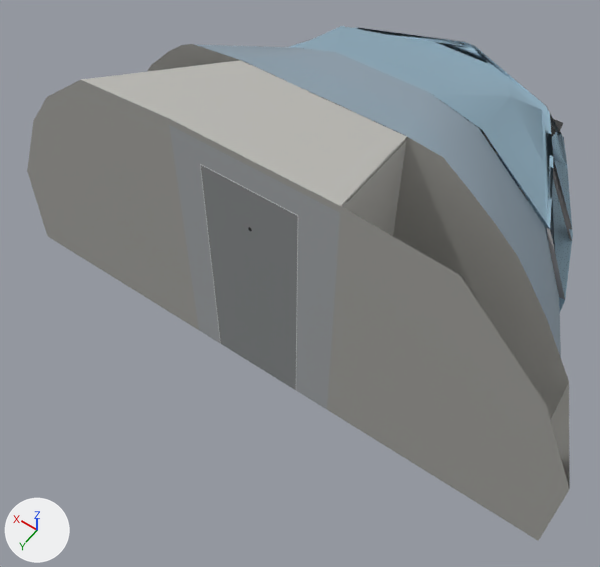
An edit to the glTF model a340-600/interior.gltf, drawn before and after from the same camera.
Rendered twice from a 50 mm lens placed at (-2.01, -30.27, 4.46), pointed at (0.14, -33.28, -0.26). The lights are fixed; the arrows at lower left show +X, +Y and +Z. The older version comes first. Vertices at exactly the same position are counted once.

The first picture shows 'Interior'.
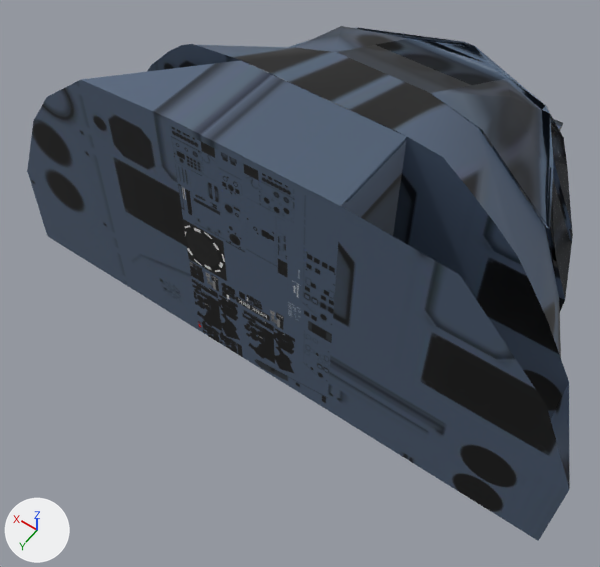
Where the newer file only moved an object's origin or applied its transform, the numbers keep the older frame.

What changed in the scene script:
```text
Add img_2_webp:
    img_2_webp = load_image('2.webp', '../a320-cfm/ti/2.webp', 2048, 2048, 'sRGB')
Change mat_default_15:
    mat_default_15.texture: img_2_jpg -> img_2_webp
Change me_interior:
    used by ob_interior; location = (0.0, 0.0, 0.0)
    remove me_interior.from_pydata(...)  # 1167 vertices, 1998 faces; spans x -2.09..2.24, y -35.92..-32.71, z -0.66..1.4
    add me_interior.from_pydata(...)  # 1132 vertices, 1925 faces; spans x -2.09..2.24, y -35.92..-32.7, z -0.66..1.4
    me_interior part 1: 5 vertices moved within x -0.78, y -35.11..-35.09, z -0.28; 28 vertices removed from x -0.78..0.32, y -35.8..-34.44, z -0.65..0.51
    me_interior part 2: 1 vertex removed from x -1.23, y -34.02, z 0.55
    other edits to the shape of me_interior do not show in these pictures
```

Pixel boxes [x1, y1, x2, y2] of what changed, in the pictures (600 x 567 px):
'Interior', surface changed (darker): [27, 26, 573, 541] in both
part 1 of me_interior, reshaped (mostly hidden): before [392, 35, 556, 137]
part 2 of me_interior, deleted (blue): before [544, 155, 555, 274]
